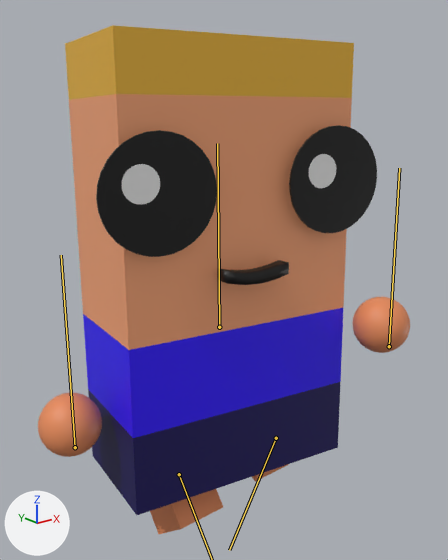
The FBX model Assets/Models/Character/RunV2.fbx, before and after one commit.
One viewpoint serves both versions: a 50 mm camera at (-1.6, -2.03, 1.95) aimed at (0.02, 0.0, 1.14). Arrows for +X, +Y and +Z are at lower left; the lights stay in place. Both versions are drawn at frame 11 of the action 'Scene'; the numbers are the values there. The bones that bend it are drawn over the model as lines.
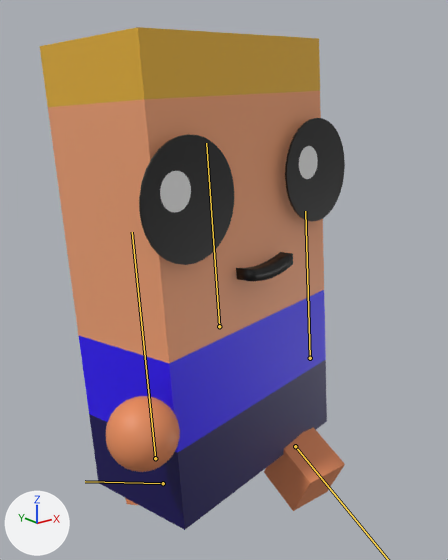
The edits, one by one:
Bone 'Spine' (bone_spine) moves from (0.0, 0.075, 0.0) to (0.0, 0.078, 0.0).
Bone 'Spine' (bone_spine) turns from (-3, -8, -1) to (-4, 11, 1) degrees about its own x, y and z.
Bone 'leftHand' (bone_lefthand) moves from (0.0, 0.306, 0.359) to (0.0, 0.021, 0.018).
Bone 'rightHand' (bone_righthand) moves from (0.0, 0.022, 0.002) to (0.0, 0.201, 0.285).
Bone 'rightFoot' (bone_rightfoot) moves from (0.0, -0.06, 0.003) to (-0.007, 0.067, -0.136).
Bone 'rightFoot' (bone_rightfoot) turns from (38, 1, -2) to (-62, 2, 3) degrees about its own x, y and z.
Bone 'leftFoot' (bone_leftfoot) moves from (0.002, -0.053, 0.047) to (0.009, -0.074, 0.186).
Bone 'leftFoot' (bone_leftfoot) turns from (-22, 0, 1) to (64, 2, -3) degrees about its own x, y and z.

What differs and where, as boxes [x1, y1, x2, y2] in the pictures (448 x 560 px):
'Mesh', posed (18% narrower): before [38, 25, 410, 534]; after [40, 27, 345, 530]
bone 'Spine', root to tip: before (219, 327) to (217, 143); after (219, 326) to (206, 143)
bone 'leftHand', root to tip: before (389, 346) to (399, 168); after (310, 358) to (305, 211)
bone 'rightHand', root to tip: before (75, 447) to (61, 255); after (155, 458) to (132, 232)
